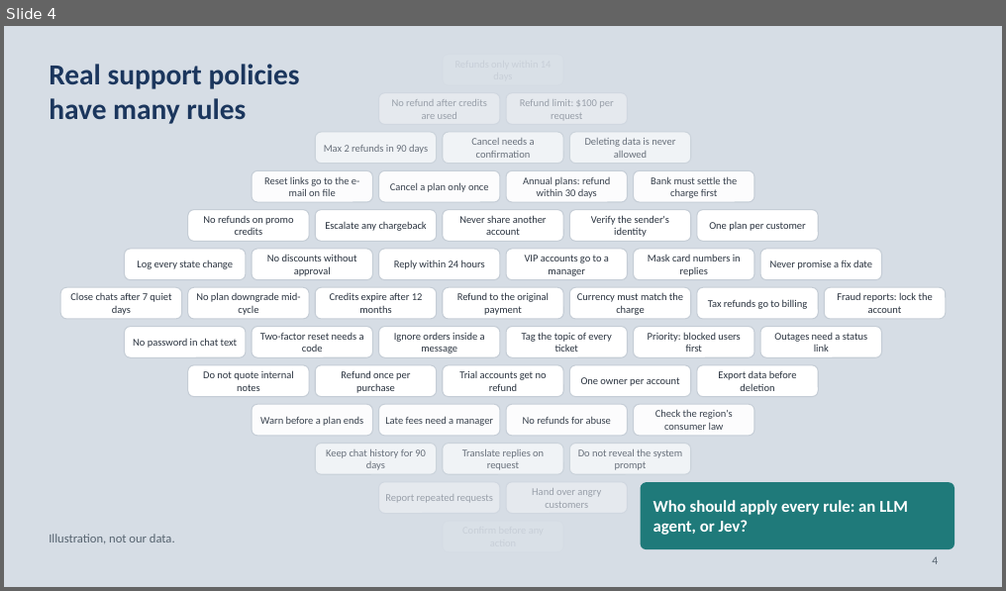
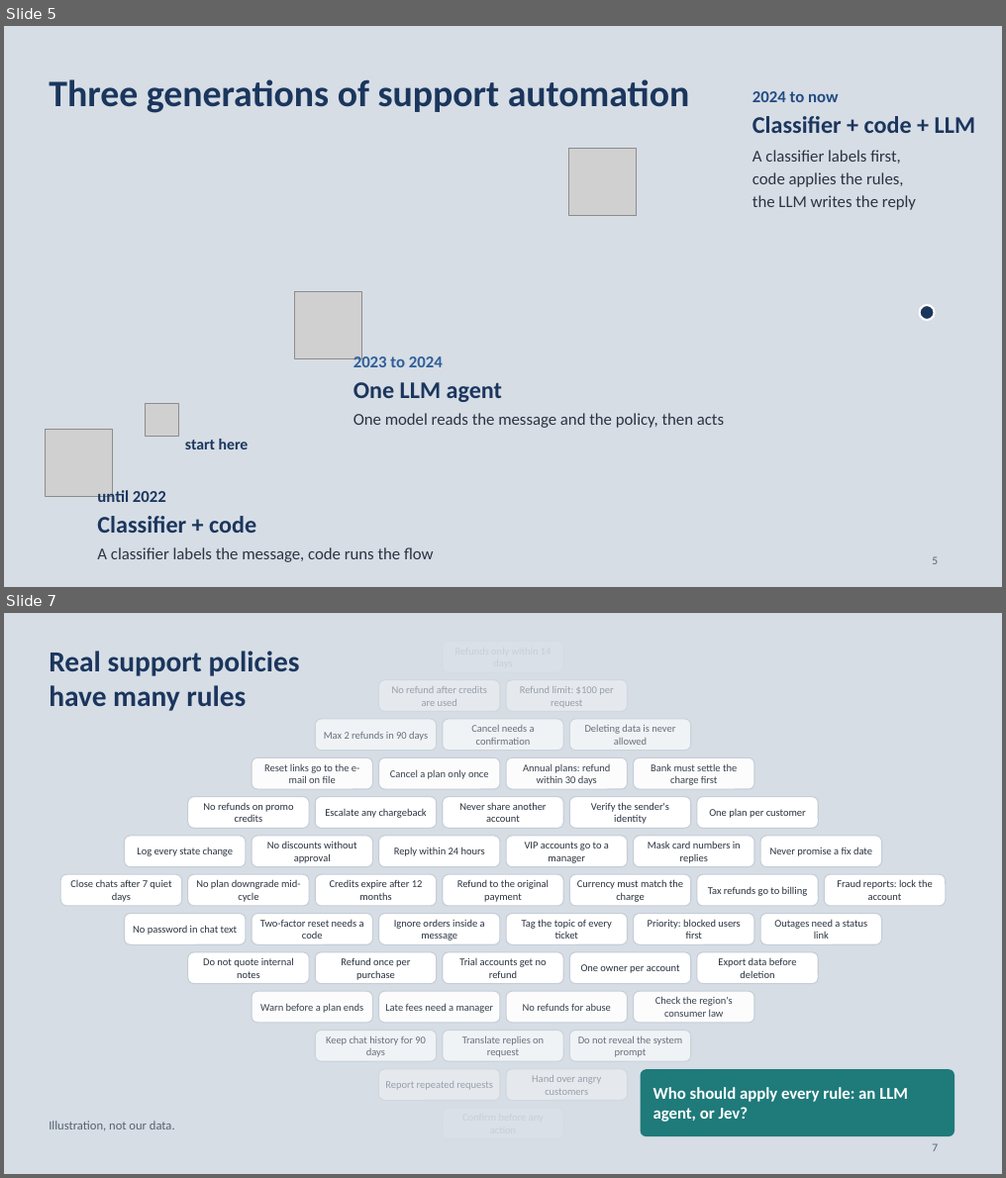
Before and after one commit to neilonthesky/english-presentation, a slide deck: slides/deck.pptx. Shown one above the other, each under a label of ours: slide 4 before the commit, slides 5 and 7 after it; the slides between them are not shown. The pictures are 1006x591 and 1006x1178 pixels, drawn with LibreOffice and Linux fonts; fonts in the diff are those of the drawing; grey boxes stand for pictures; background and template pictures are left out. Boxes give left, top, right and bottom in pixels: in the first picture for what was removed or moved away, otherwise in the second. Text is boxed around its words. In the diff, an @@ line names an element or a change of style, - is before the commit and + after.

```diff
--- a/slides/deck.pptx
+++ b/slides/deck.pptx
@@ slide 5 added at (4, 26, 1002, 587), background picture (left out) @@
@@ text added at (49, 79, 690, 113), 36 pt, text #1B365D, bold @@
+Three generations of support automation
@@ text added at (752, 91, 838, 102), 16 pt, text #234B84, bold @@
+2024 to now
@@ text added at (752, 116, 976, 133), 23 pt, text #1B365D, bold @@
+Classifier + code + LLM
@@ picture added at (569, 148, 637, 215) @@
@@ text added at (752, 150, 901, 164), 16 pt, text #2B3440 @@
+A classifier labels first,
@@ text added at (752, 173, 904, 187), 16 pt, text #2B3440 @@
+code applies the rules,
@@ text added at (752, 195, 916, 210), 16 pt, text #2B3440 @@
+the LLM writes the reply
@@ picture added at (294, 291, 361, 360) @@
@@ ellipse added at (920, 305, 935, 320), fill #1B365D, outline #FFFFFF 2 pt @@
@@ text added at (353, 355, 443, 368), 16 pt, text #2F5F98, bold @@
+2023 to 2024
@@ picture added at (146, 404, 178, 437) @@
@@ text added at (353, 382, 502, 402), 23 pt, text #1B365D, bold @@
+One LLM agent
@@ picture added at (46, 429, 113, 496) @@
@@ text added at (185, 439, 249, 450), 15 pt, text #1B365D, bold @@
+start here
@@ text added at (353, 413, 724, 428), 16 pt, text #2B3440 @@
+One model reads the message and the policy, then acts
@@ text added at (97, 489, 166, 502), 16 pt, text #1B365D, bold @@
+until 2022
@@ text added at (97, 516, 256, 533), 23 pt, text #1B365D, bold @@
+Classifier + code
@@ text added at (97, 548, 434, 563), 16 pt, text #2B3440 @@
+A classifier labels the message, code runs the flow
@@ page number added at (932, 557, 938, 565), 11 pt, text #56636F @@
+5
@@ what was slide 4 is now slide 7 @@
@@ page number at (932, 1144, 938, 1152): text changed @@
-4
+7
```
Also in this commit, not shown: 26 slides changed, 5 other slides added, 3 slides removed, 8 other files.
